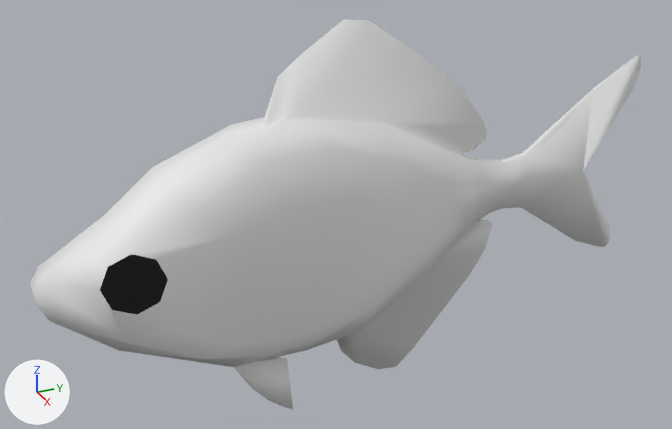
Before and after pictures for a commit that changed the glTF model Assets/Fish/Glassfish/Glassfish.glb.
Before and after are seen from a 50 mm lens placed at (5.36, -2.4, 2.75), pointed at (-0.1, 0.06, 0.03). The lights are fixed; the arrows at lower left show +X, +Y and +Z. The picture after the commit comes second. Vertices at exactly the same position are counted once.

Objects in the first picture: 'Body'.
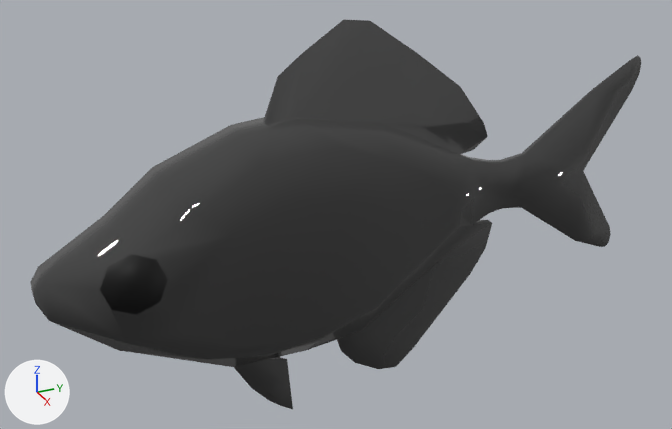
Location of each change, [x1, y1, x2, y2] in pixels of the pictures (672 x 429 px; the box of a moved part takes in the faces that stretch with it):
'Body', recoloured, surface changed (white to black): [30, 20, 641, 409] in both
part 1 of me_body, moved or reshaped: [575, 56, 641, 247] in both

What the commit changed:
Material 'Body' (mat_body) changes colour from white #e7e7e7 to dark grey #414141; in linear values from (0.8, 0.8, 0.8) to (0.0522, 0.0522, 0.0522).
me_body has 252 vertices, 513 faces and spans x -0.32..0.32, y -2.04..2.55, z -1.39..1.42.
me_body is used by ob_body; location (0.0, 0.0, 0.0).
Part 1, on me_body:
22 faces are deleted.
22 new faces join them, mat_body (dark grey #414141).
